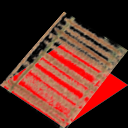
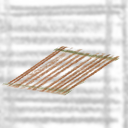
Two versions of the same layered image (128 x 128). Layer-by-layer changes:
showed "_pier_start_top", painted on it over [0, 42, 128, 96]
hid "_pier_start_left", painted on it over [0, 11, 128, 128]
showed "_pier" over [0, 0, 128, 128]
hid "Layer 1" over [0, 0, 128, 128]
